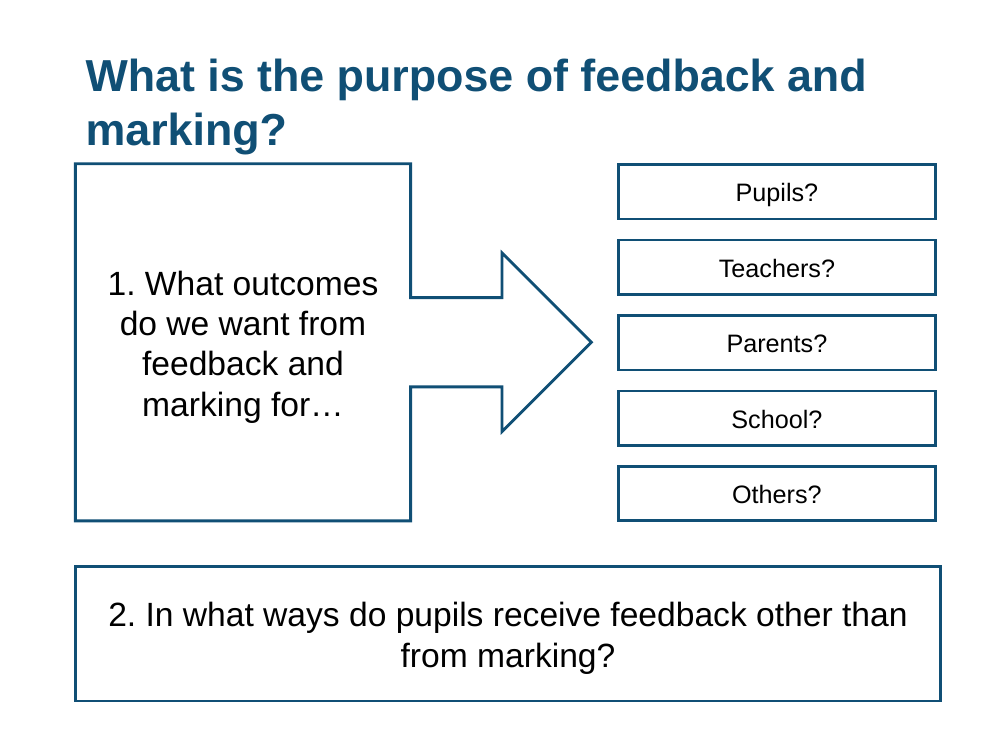
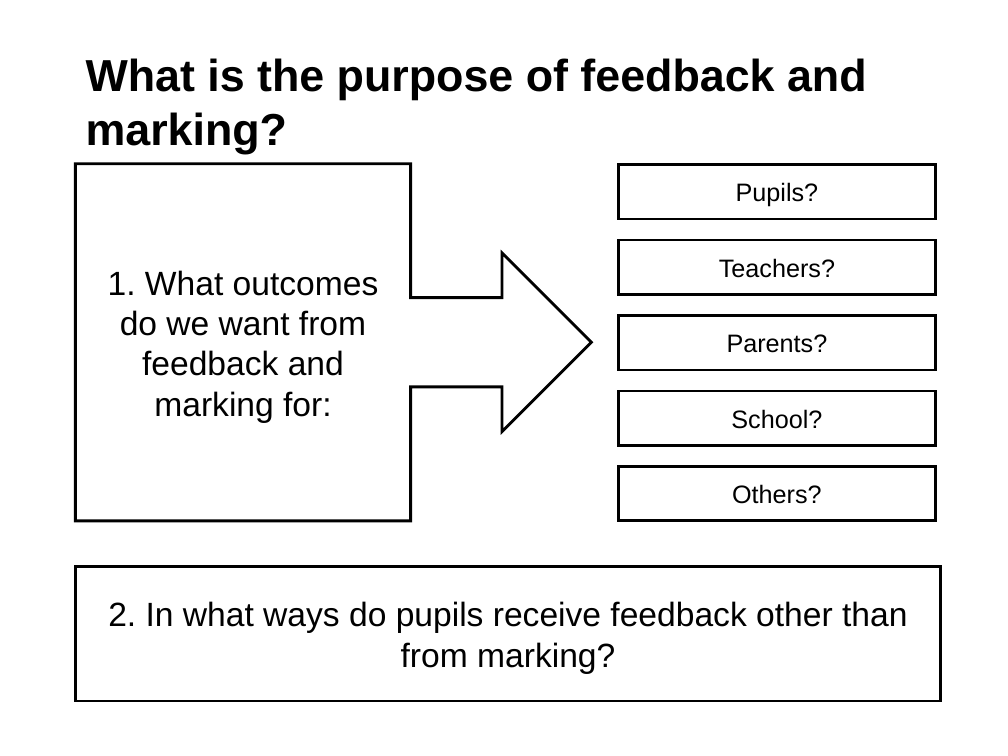
Before and after one commit to DFE-Digital/improve-workload-and-wellbeing-for-school-staff, a slide deck: slide 5 of content/assets/files/Review and streamline feedback and marking.odp. Drawn at 1008x756 pixels with LibreOffice and Linux fonts; fonts in the diff are those of the drawing. Boxes give left, top, right and bottom in pixels: in the first picture for what was removed or moved away, otherwise in the second. Text is boxed around its words. In the diff, an @@ line names an element or a change of style, - is before the commit and + after.

```diff
--- a/content/assets/files/Review and streamline feedback and marking.odp
+++ b/content/assets/files/Review and streamline feedback and marking.odp
@@ title "What is the purpose of ..." at <box>86,58,867,153</box>: text colour #104F75 to #000000 @@
@@ text in freeform shape at <box>108,270,379,423</box>: text changed @@
-1. What outcomes do we want from feedback and marking for…
+1. What outcomes do we want from feedback and marking for:
@@ outline #104F75 2.01 pt to #000000 2.01 pt in 7 elements at <box>76,163,592,520</box>, <box>618,164,935,219</box>, <box>618,240,935,294</box>, <box>618,316,935,370</box>, <box>618,391,935,446</box>, <box>618,467,935,521</box>, <box>76,566,940,702</box> @@
```
Also in this commit, not shown: 6 other slides changed, 45 other files.
